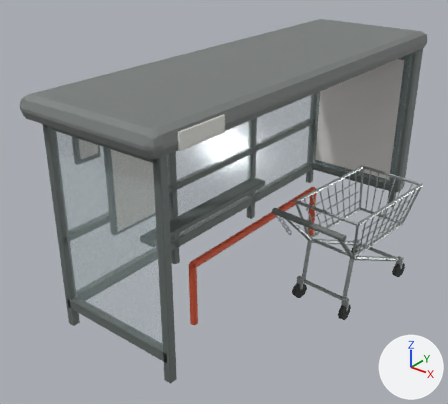
An edit to the Blender file blender/source/bus-shelter/preston-busstop.blend, drawn before and after from the same camera.
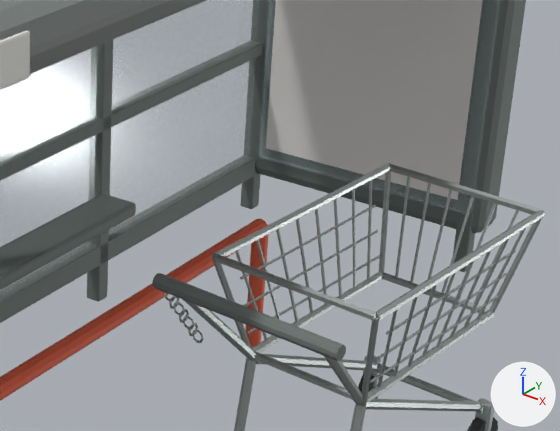
The first picture shows the older version from a 50 mm camera at (3.93, -5.6, 4.05) aimed at (-0.09, -0.58, 0.94). The close-ups show the older and then the newer version on the part from 48% to 96% of the width and 25% to 66% of the height of that picture. Only the edits that show in the close-ups are written down. Arrows for +X, +Y and +Z are at lower right; the lights stay in place.

Script lines for the objects in view, before the commit:
```python
me_busstop_frame_rearupright_04_mesh = bpy.data.meshes.new('BUSSTOP_Frame_RearUpright_04_Mesh')
me_busstop_frame_rearupright_04_mesh.from_pydata(...)  # 56 vertices, 54 faces; spans x -0.04..0.04, y -0.04..0.04, z -1.15..1.15
me_busstop_frame_rearupright_04_mesh.materials.append(mat_mat_busstop_darkmetal_placeholder)  # grey #79817e
me_busstop_roof_shell_mesh = bpy.data.meshes.new('BUSSTOP_Roof_Shell_Mesh')
me_busstop_roof_shell_mesh.from_pydata(...)  # 56 vertices, 54 faces; spans x -0.86..0.86, y -2.59..2.59, z -0.12..0.12
me_busstop_roof_shell_mesh.materials.append(mat_mat_busstop_roof_placeholder)  # grey #868b89
me_trolley_basket_rim_03_mesh = bpy.data.meshes.new('TROLLEY_Basket_Rim_03_Mesh')
me_trolley_basket_rim_03_mesh.from_pydata(...)  # a 6-sided cylinder along y spanning x -0.016..0.016, y -0.655..0.655, z -0.018..0.018
me_trolley_basket_rim_03_mesh.materials.append(mat_mat_trolley_metal_placeholder)  # grey #afb6b5
ob_busstop_frame_rearupright_04 = bpy.data.objects.new('BUSSTOP_Frame_RearUpright_04', me_busstop_frame_rearupright_04_mesh)
ob_busstop_frame_rearupright_04.parent = ob_busstop_frame
ob_busstop_frame_rearupright_04.location = (-0.7, 2.37, 1.15)
ob_busstop_roof_shell = bpy.data.objects.new('BUSSTOP_Roof_Shell', me_busstop_roof_shell_mesh)
ob_busstop_roof_shell.parent = ob_busstop_roof
ob_busstop_roof_shell.location = (0.0, 0.0, 2.4)
ob_trolley_basket_rim_03 = bpy.data.objects.new('TROLLEY_Basket_Rim_03', me_trolley_basket_rim_03_mesh)
ob_trolley_basket_rim_03.parent = ob_trolley_basket
ob_trolley_basket_rim_03.location = (0.38, 0.025, 1.19)
# also in view: 'BUSSTOP_BenchRail_RightLeg' at (0.34, 0.7, 0.41); 'BUSSTOP_AdvertGlass' at (0.06, 2.32, 1.3); 'TROLLEY_Basket_Rim_00' at (1.2, -0.53, 1.19); 'BUSSTOP_Bench_Perch' at (-0.46, -0.42, 0.68); 'BUSSTOP_Advert_DecalSurface' at (0.05, 2.29, 1.3)
```
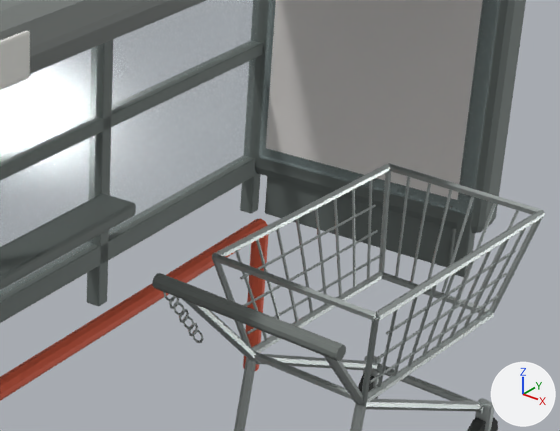
Where the newer file only moved an object's origin or applied its transform, the numbers keep the older frame.

What differs and where, as boxes (x1, y1, x2, y2) in the close-ups (560 x 431 px):
'BUSSTOP_AdvertHousing_Plinth', added
    after: (265, 176, 456, 267)

Diff of the bpy script that builds the scene:
```diff
--- a/blender/source/bus-shelter/preston-busstop.blend.py
+++ b/blender/source/bus-shelter/preston-busstop.blend.py
@@ me_busstop_adverthousing_plinth_mesh @@
+me_busstop_adverthousing_plinth_mesh.from_pydata(...)  # 56 vertices, 54 faces; spans x -0.61..0.61, y -0.09..0.09, z -0.14..0.14
+me_busstop_adverthousing_plinth_mesh.materials.append(mat_mat_busstop_darkmetal_placeholder)  # grey #79817e
@@ ob_busstop_adverthousing_plinth @@
+ob_busstop_adverthousing_plinth = bpy.data.objects.new('BUSSTOP_AdvertHousing_Plinth', me_busstop_adverthousing_plinth_mesh)
+ob_busstop_adverthousing_plinth.parent = ob_busstop_adverthousing
+ob_busstop_adverthousing_plinth.location = (0.01, 2.47, 0.11)
```
